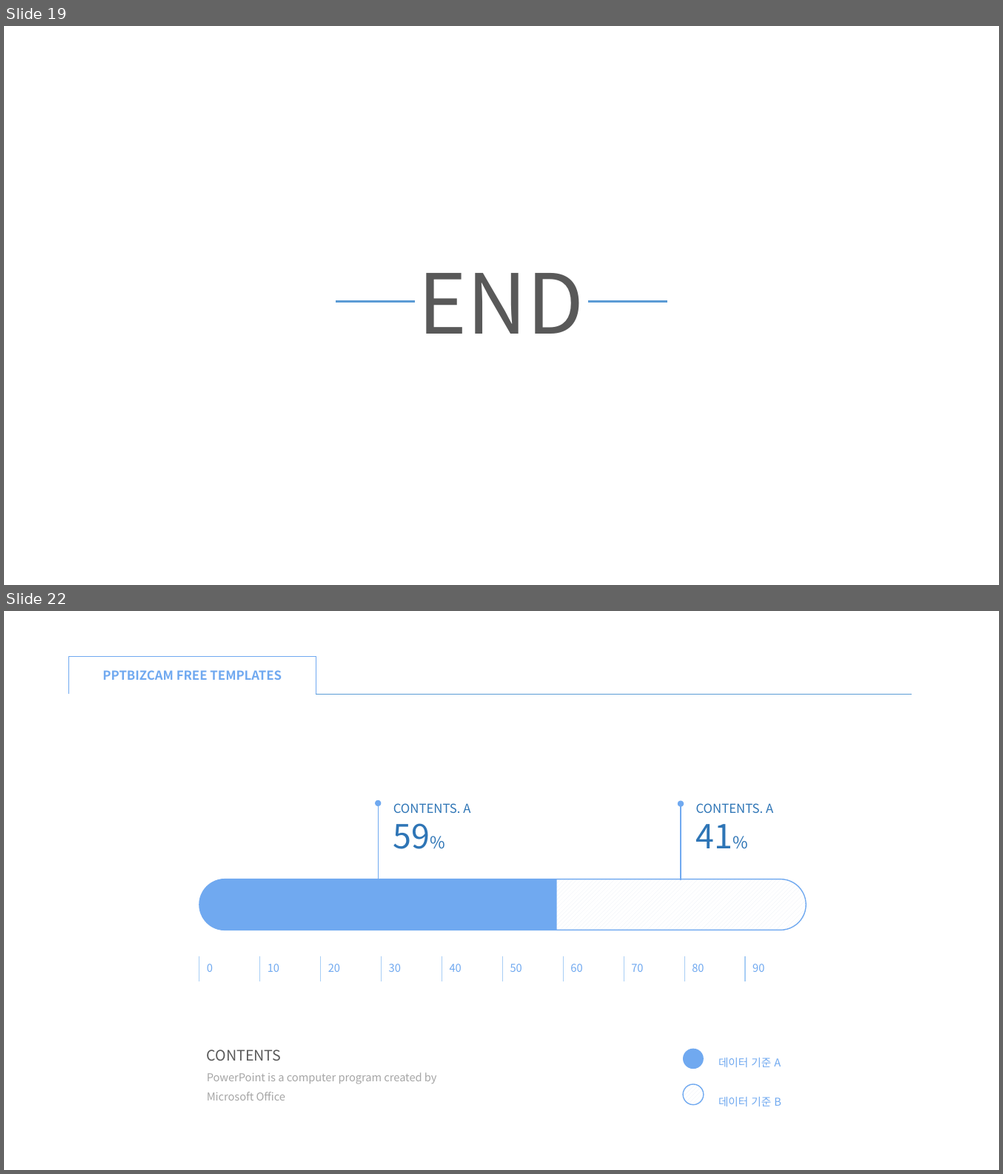
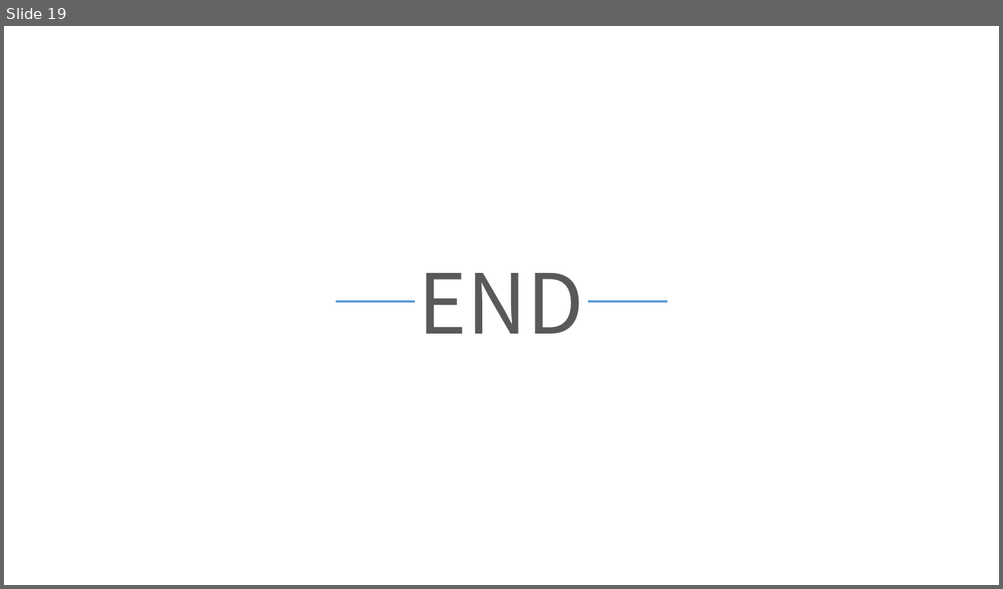
Before and after one commit to xddongx/flexink, a slide deck: titanic/titanic.pptx. Shown one above the other, each under a label of ours: slides 19 and 22 before the commit, slide 19 after it; the slides between them are not shown. The pictures are 1003x1174 and 1003x589 pixels, drawn with LibreOffice and Linux fonts; fonts in the diff are those of the drawing. Boxes give left, top, right and bottom in pixels: in the first picture for what was removed or moved away, otherwise in the second. Text is boxed around its words. In the diff, an @@ line names an element or a change of style, - is before the commit and + after.

```diff
--- a/titanic/titanic.pptx
+++ b/titanic/titanic.pptx
@@ slide 22 removed at (x1=4, y1=611, x2=999, y2=1170), background #FFFFFF @@
@@ right bracket removed at (x1=68, y1=656, x2=316, y2=693) @@
@@ text removed at (x1=102, y1=670, x2=282, y2=680) @@
-PPTBIZCAM FREE TEMPLATES
@@ line removed from (316, 694) to (911, 694) @@
@@ arrow removed from (378, 880) to (378, 803) @@
@@ text removed at (x1=393, y1=803, x2=470, y2=849) @@
-CONTENTS. A
-59%
@@ arrow removed from (680, 880) to (680, 804) @@
@@ text removed at (x1=696, y1=803, x2=773, y2=849) @@
-CONTENTS. A
-41%
@@ rounded rectangle removed at (x1=199, y1=880, x2=806, y2=931) @@
@@ round same rect removed at (x1=199, y1=879, x2=557, y2=930) @@
@@ table removed at (x1=199, y1=957, x2=804, y2=982), 1 rows, 10 columns @@
-0 | 10 | 20 | 30 | 40 | 50 | 60 | 70 | 80 | 90
@@ text removed at (x1=207, y1=1050, x2=437, y2=1101) @@
-CONTENTS
-PowerPoint is a computer program created by Microsoft Office
@@ ellipse removed at (x1=683, y1=1049, x2=704, y2=1069) @@
@@ text removed at (x1=718, y1=1058, x2=781, y2=1107) @@
-데이터 기준 A
-데이터 기준 B
@@ ellipse removed at (x1=683, y1=1085, x2=704, y2=1105) @@
```
Also in this commit, not shown: 13 slides changed, 5 slides added, 9 other slides removed, 13 other files.
